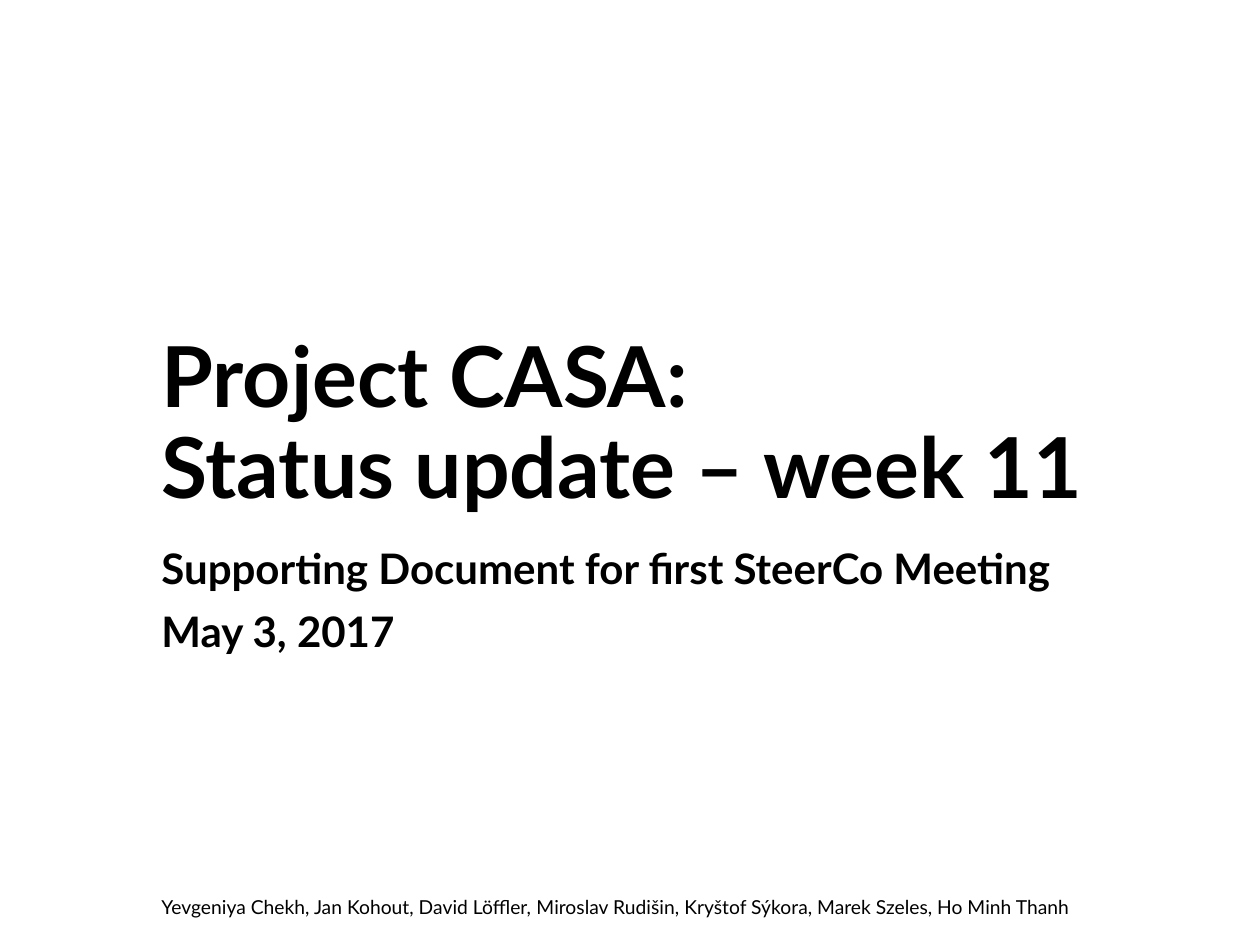
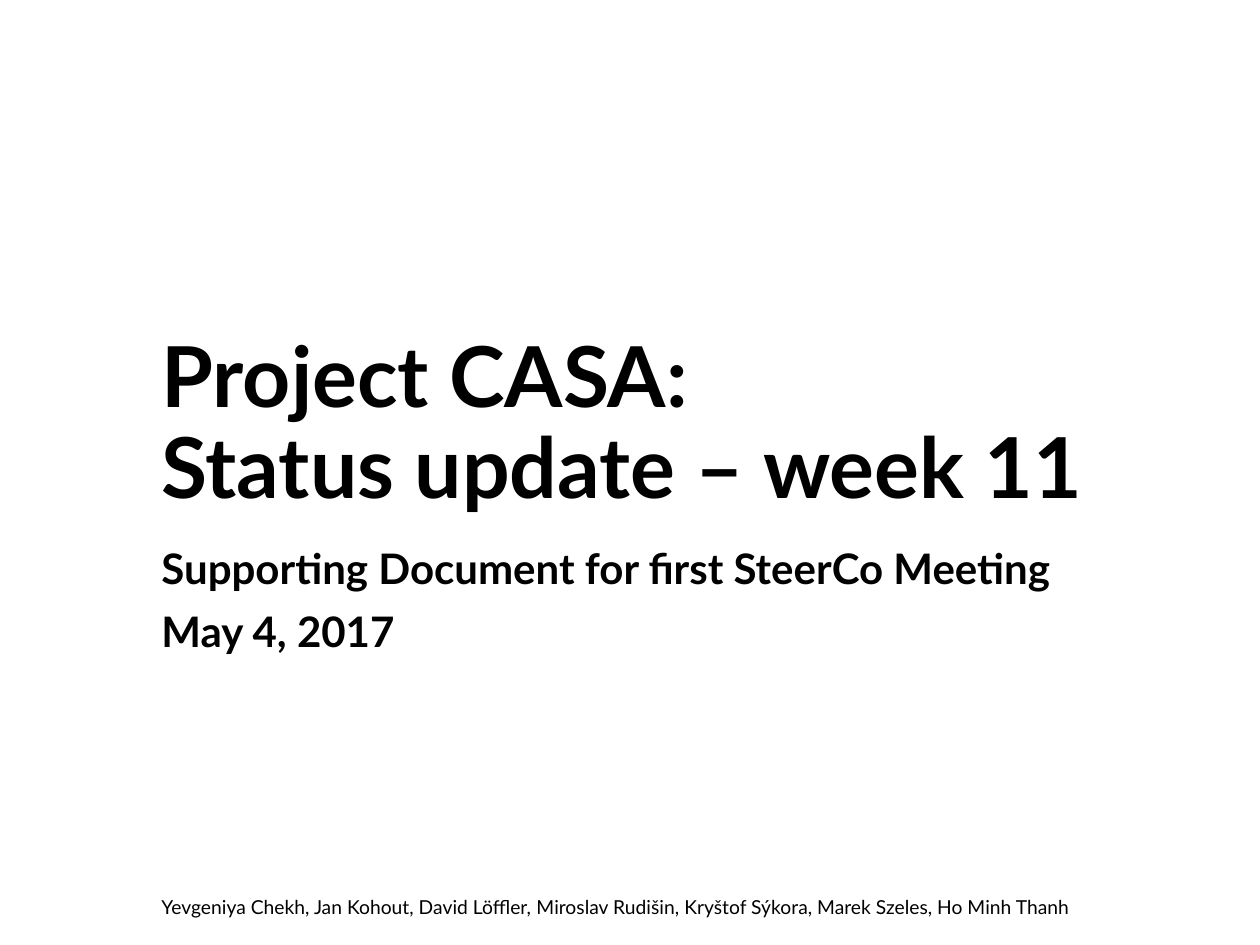
Before and after one commit to Plavit/CASA-refactor, a slide deck: slide 1 of docs/WIP/CASA_May4_v1.pptx. Drawn at 1260x945 pixels with LibreOffice and Linux fonts; fonts in the diff are those of the drawing; background and template pictures are left out. Boxes give left, top, right and bottom in pixels: in the first picture for what was removed or moved away, otherwise in the second. Text is boxed around its words. In the diff, an @@ line names an element or a change of style, - is before the commit and + after.

```diff
--- a/docs/WIP/CASA_May4_v1.pptx
+++ b/docs/WIP/CASA_May4_v1.pptx
@@ subtitle at box(161, 616, 394, 654): text changed @@
-May 3, 2017
+May 4, 2017
```
Also in this commit, not shown: 2 other slides changed, 3 other files.
